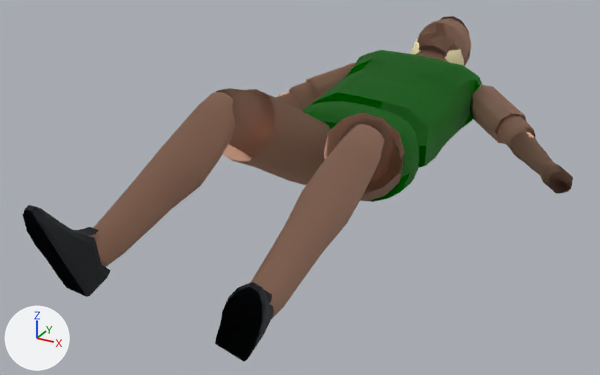
An edit to the glTF model tools/gf_exporter/output/avatars/classic_european.glb, drawn before and after from the same camera.
Both versions are drawn from a 50 mm lens placed at (0.951, -1.969, 0.941), pointed at (-0.067, -0.119, 0.016). Lighting does not change. The marker at lower left points along +X, +Y and +Z. The older version comes first. Where no turn or scale is listed for an object, it has been applied to the vertices. Vertices at exactly the same position are counted once.

The first picture shows 'body', 'left_ankle', 'left_elbow', 'left_knee', 'left_shoulder', 'left_thigh', 'middle', 'neck', 'right_ankle', 'right_knee', 'right_shoulder', 'right_thigh' and 2 more.
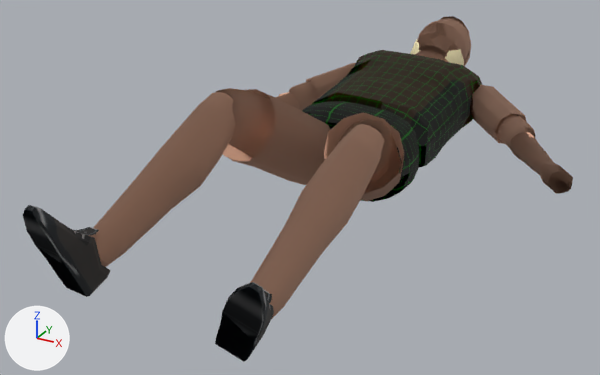
Where the change shows, as pixel boxes [x1, y1, x2, y2] in the pictures (600 x 375 px):
part 1 of me_mesh_body, surface changed (green to black): [302, 101, 419, 202] in both
part 2 of me_mesh_middle, surface changed: [311, 50, 482, 168] in both
part 3 of me_mesh_left_ankle, surface changed (lighter): [222, 282, 273, 348] in both
part 4 of me_mesh_right_ankle, surface changed: [23, 205, 111, 295] in both

What changed in the scene script:
```text
Change me_mesh_body:
    where me_mesh_body.from_pydata(...)  # 256 vertices, 508 faces; spans x -0.197..0.195, y -0.059..0.233, z -0.128..0.12
    used by ob_body; location = (0.0, 0.0, 0.081)
    me_mesh_body part 1: 508 kept faces spanning x -0.197..0.195, y -0.059..0.233, z -0.128..0.12 get new texture (UV) coordinates
Change me_mesh_middle:
    where me_mesh_middle.from_pydata(...)  # 192 vertices, 380 faces; spans x -0.23..0.23, y -0.081..0.522, z -0.113..0.163
    used by ob_middle; location = (0.0, 0.15, 0.09)
    me_mesh_middle part 2: 380 kept faces spanning x -0.23..0.23, y -0.081..0.522, z -0.113..0.163 get new texture (UV) coordinates
Change me_mesh_left_ankle:
    where me_mesh_left_ankle.from_pydata(...)  # 72 vertices, 126 faces; spans x -0.069..0.084, y -0.149..-0.001, z -0.122..0.11
    used by ob_left_ankle; location = (0.202, -0.752, 0.088)
    me_mesh_left_ankle part 3: 126 kept faces spanning x -0.069..0.084, y -0.149..-0.001, z -0.122..0.11 get new texture (UV) coordinates
Change me_mesh_right_ankle:
    where me_mesh_right_ankle.from_pydata(...)  # 72 vertices, 126 faces; spans x -0.06..0.037, y -0.156..0.006, z -0.127..0.114
    used by ob_right_ankle; location = (-0.207, -0.773, 0.134)
    me_mesh_right_ankle part 4: 126 kept faces spanning x -0.06..0.037, y -0.156..0.006, z -0.127..0.114 get new texture (UV) coordinates
```
